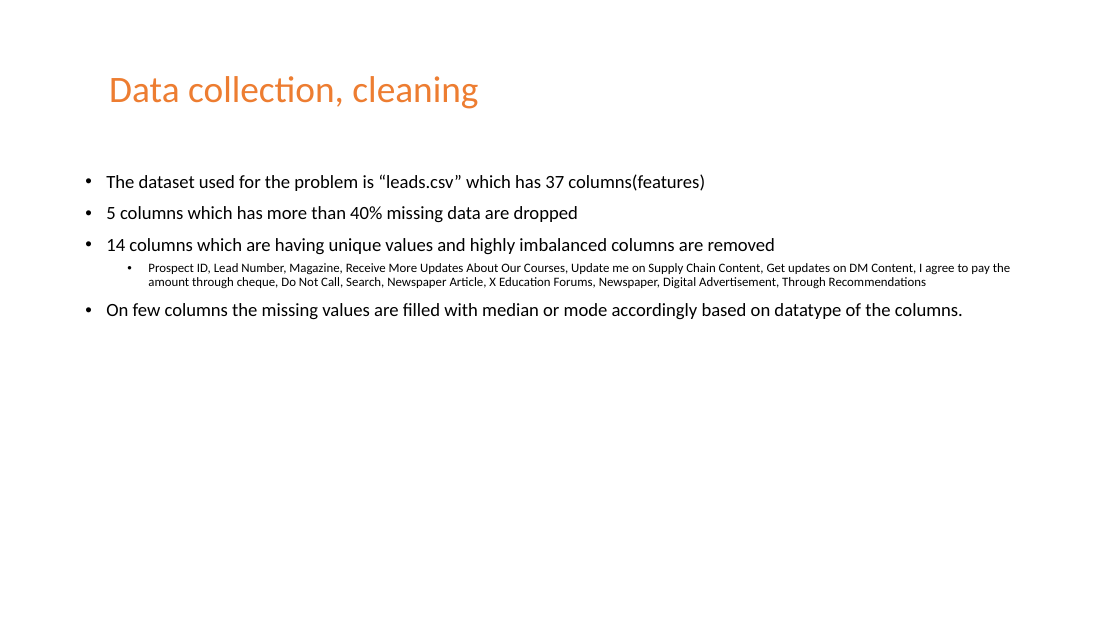
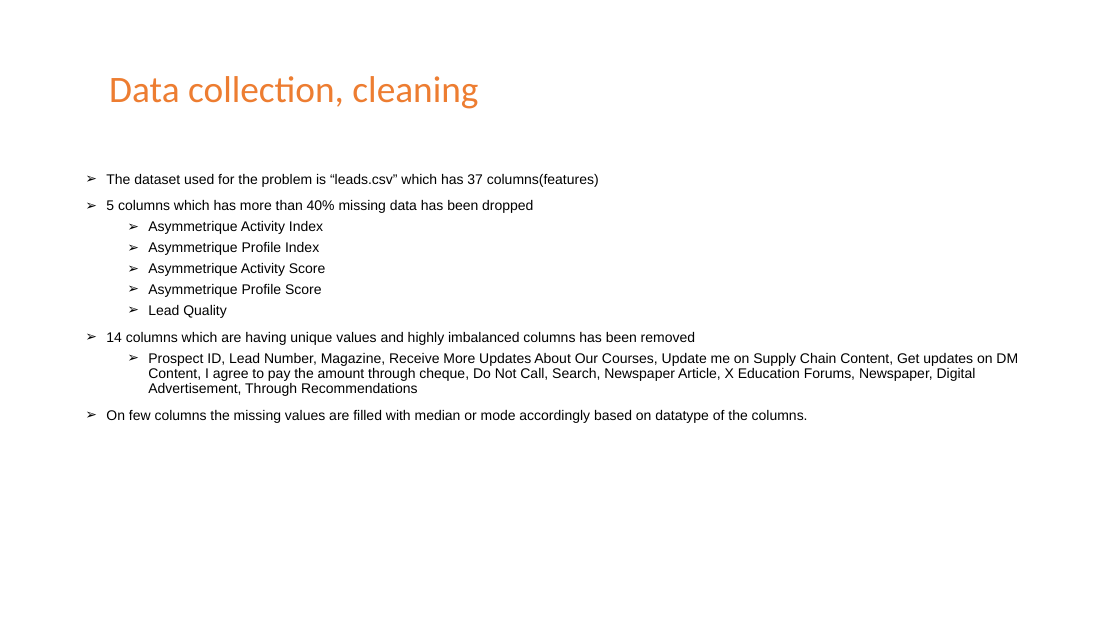
Before and after one commit to giridharchalla2k8/lead_scoring_case_study, a slide deck: slide 4 of Lead_Scoring_Case_study.pptx. Drawn at 1120x630 pixels with LibreOffice and Linux fonts; fonts in the diff are those of the drawing. Boxes give left, top, right and bottom in pixels: in the first picture for what was removed or moved away, otherwise in the second. Text is boxed around its words. In the diff, an @@ line names an element or a change of style, - is before the commit and + after.

```diff
--- a/Lead_Scoring_Case_study.pptx
+++ b/Lead_Scoring_Case_study.pptx
@@ text at bbox=[106, 174, 1018, 423]: size 16 to 12 pt in "The dataset used for the problem is ...", "On few columns the missing values are ..."; font Calibri to Arial in "The dataset used for the problem is ...", "Prospect ID, Lead Number, Magazine, Receive More ...", "On few columns the missing values are ..."; size 11 to 12 pt in "Prospect ID, Lead Number, Magazine, Receive More ..."; bullet • to ➢ @@
@@ text at bbox=[106, 200, 695, 345]: text changed; size 16 to 12 pt; font Calibri to Arial @@
-• 5 columns which has more than 40% missing data are dropped
-• 14 columns which are having unique values and highly imbalanced columns are removed
+➢ 5 columns which has more than 40% missing data has been dropped
+  ➢ Asymmetrique Activity Index
+  ➢ Asymmetrique Profile Index
+  ➢ Asymmetrique Activity Score
+  ➢ Asymmetrique Profile Score
+  ➢ Lead Quality
+➢ 14 columns which are having unique values and highly imbalanced columns has been removed
```
Also in this commit, not shown: 15 other slides changed, 2 other files.
